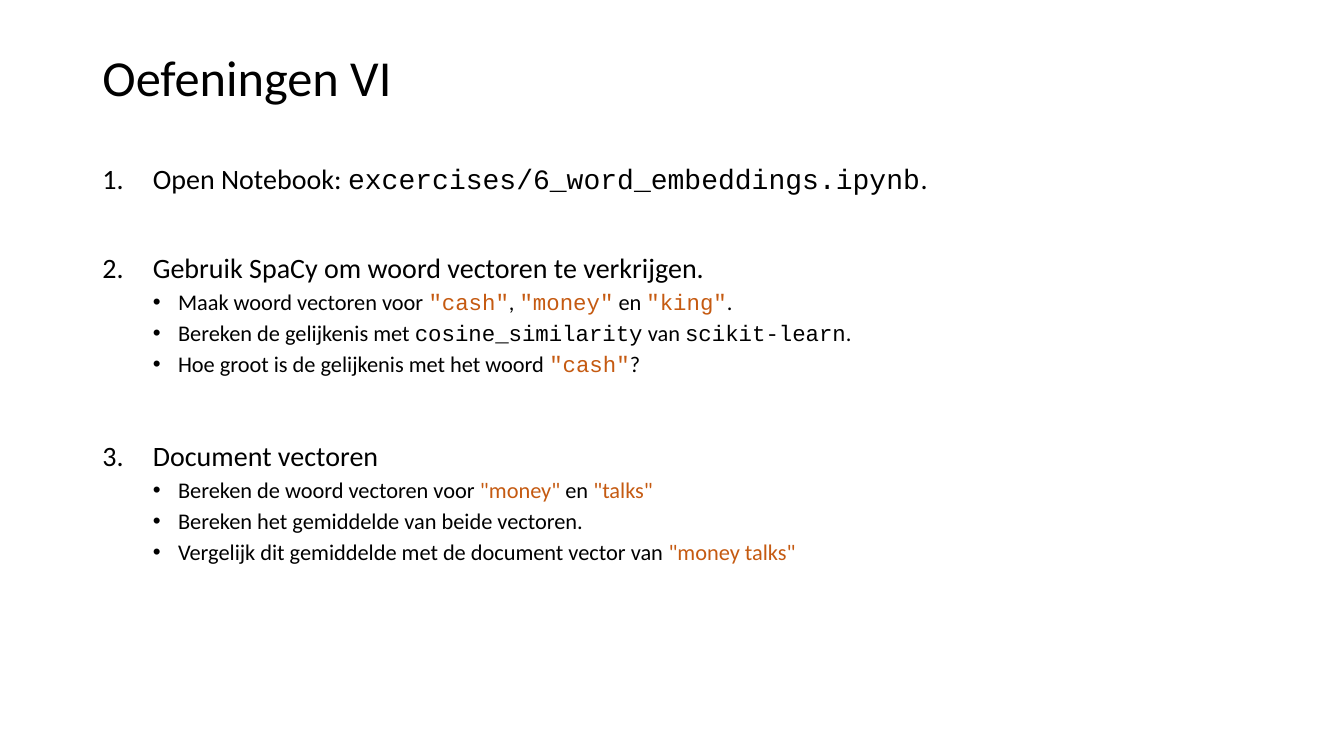
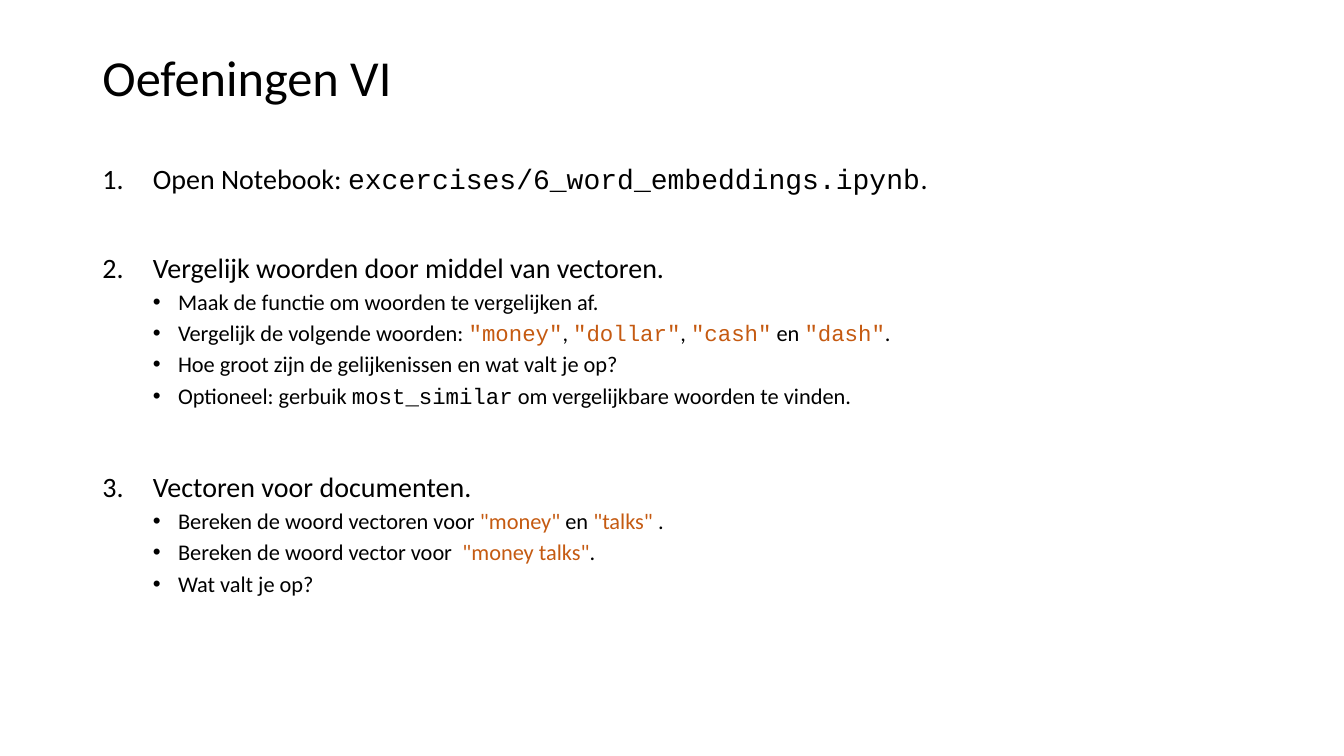
Before and after one commit to LFKoning/knowledge-sharing, a slide deck: slide 50 of python_trainees/5_nlp/python_traineeship_5.pptx. Drawn at 1344x756 pixels with LibreOffice and Linux fonts; fonts in the diff are those of the drawing. Boxes give left, top, right and bottom in pixels: in the first picture for what was removed or moved away, otherwise in the second. Text is boxed around its words. In the diff, an @@ line names an element or a change of style, - is before the commit and + after.

```diff
--- a/python_trainees/5_nlp/python_traineeship_5.pptx
+++ b/python_trainees/5_nlp/python_traineeship_5.pptx
@@ text at bbox=[153, 258, 891, 596]: text changed @@
-2. Gebruik SpaCy om woord vectoren te verkrijgen.
-  • Maak woord vectoren voor "cash", "money" en "king".
-  • Bereken de gelijkenis met cosine_similarity van scikit-learn.
-  • Hoe groot is de gelijkenis met het woord "cash"?
-3. Document vectoren
-  • Bereken de woord vectoren voor "money" en "talks"
-  • Bereken het gemiddelde van beide vectoren.
-  • Vergelijk dit gemiddelde met de document vector van "money talks"
+2. Vergelijk woorden door middel van vectoren.
+  • Maak de functie om woorden te vergelijken af.
+  • Vergelijk de volgende woorden: "money", "dollar", "cash" en "dash".
+  • Hoe groot zijn de gelijkenissen en wat valt je op?
+  • Optioneel: gerbuik most_similar om vergelijkbare woorden te vinden.
+3. Vectoren voor documenten.
+  • Bereken de woord vectoren voor "money" en "talks" .
+  • Bereken de woord vector voor "money talks".
+  • Wat valt je op?
```
Also in this commit, not shown: 10 other slides changed, 1 slide added, 2 slides removed, 4 other files.
